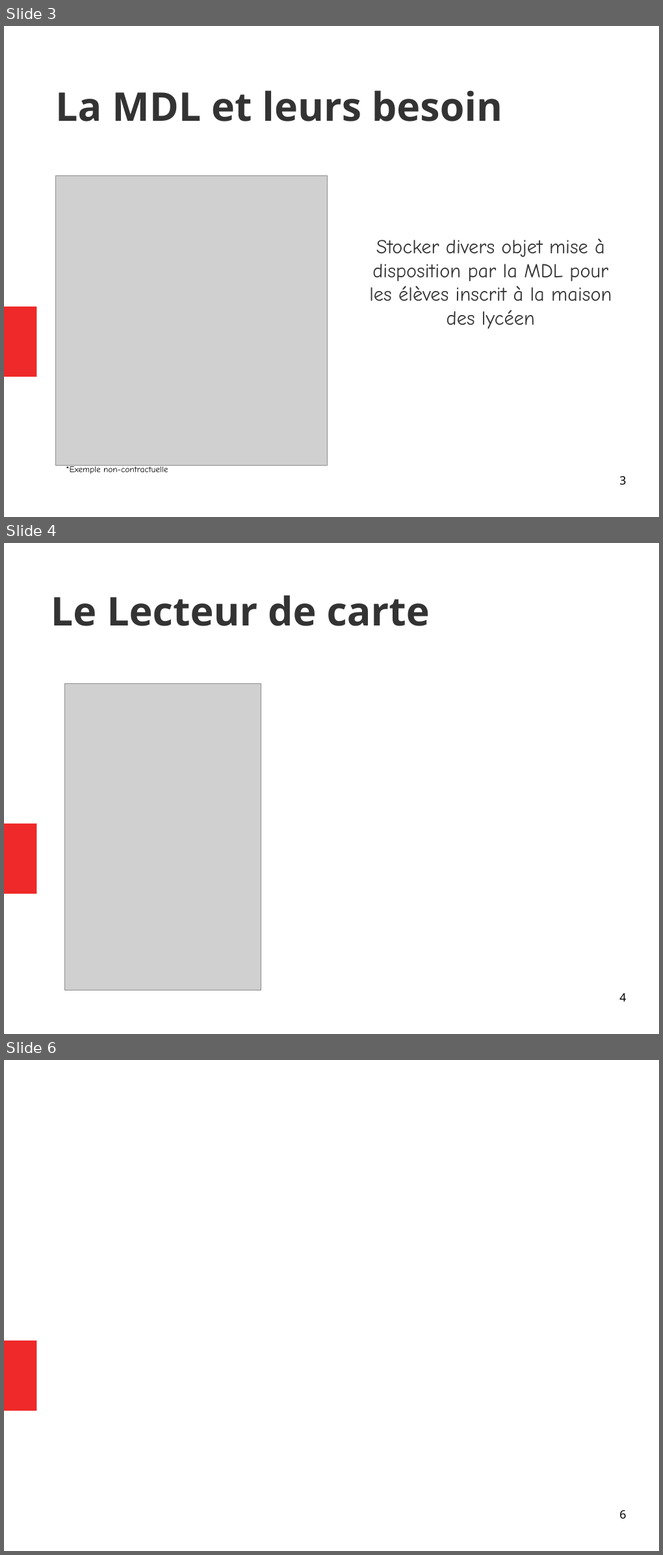
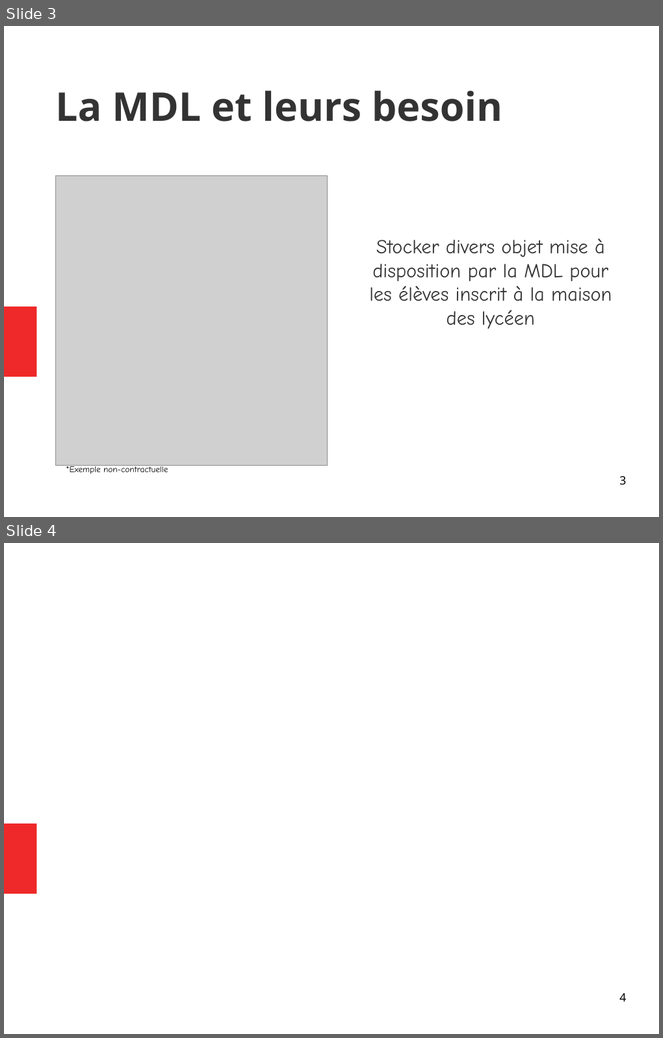
Before and after one commit to PinaudLucas/Projet, a slide deck: Lucas/Revue_1.odp. Shown one above the other, each under a label of ours: slides 3, 4 and 6 before the commit, slides 3 and 4 after it; the slides between them are not shown. The pictures are 663x1555 and 663x1038 pixels, drawn with LibreOffice and Linux fonts; fonts in the diff are those of the drawing; grey boxes stand for pictures. Boxes give left, top, right and bottom in pixels: in the first picture for what was removed or moved away, otherwise in the second. Text is boxed around its words. In the diff, an @@ line names an element or a change of style, - is before the commit and + after.

```diff
--- a/Lucas/Revue_1.odp
+++ b/Lucas/Revue_1.odp
@@ slide 4 removed at bbox=[4, 543, 659, 1034], background #FFFFFF; not listed: 1 template element that a slide beside it also shows @@
@@ title removed at bbox=[51, 595, 430, 626] @@
-Le Lecteur de carte
@@ picture removed at bbox=[64, 683, 261, 991] @@
@@ page number removed at bbox=[620, 993, 626, 1002] @@
-4
@@ what was slide 6 is now slide 4 @@
@@ page number at bbox=[620, 993, 626, 1002]: text changed @@
-6
+4
```
Also in this commit, not shown: 3 other slides removed.
